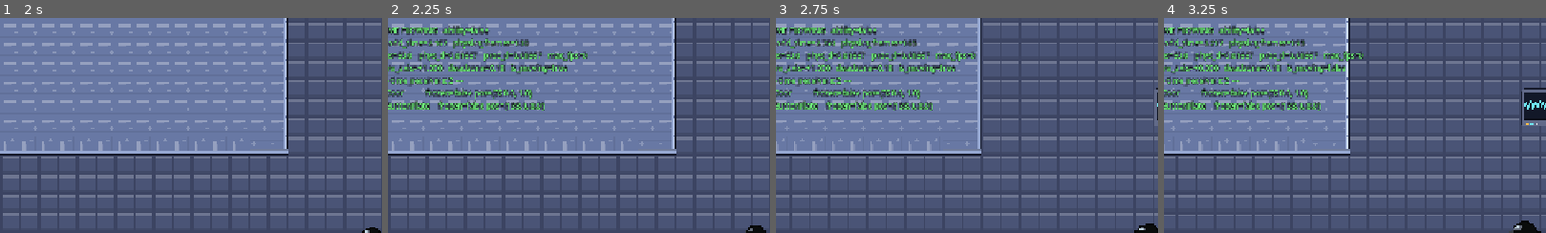
Above: before the commit, frames 1-4 (left to right).
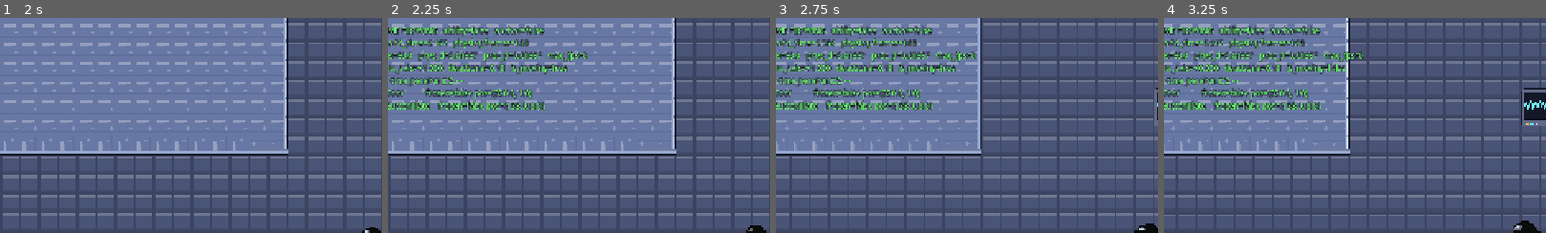
Above: after the commit, the same moments.

Repository: xiaoyukuki/upstream
Game: Godot game, scene res://scenes/levels/main.tscn
The game is run twice, just before and just after one commit, with the same random seed, the same clock (stepped at 60 frames per second) and the same inputs.
Inputs (mouse positions are % of the whole screen's width and height, from its top left):
- Up to frame 1 (2 s): tap Enter at 0.5 s; move the mouse to (72, 45) at 0.52 s; hold D (move_right) 0.53-1.25 s; hold Q (anchor) 0.53-1.25 s; click (72, 45) at 0.67 s; tap Space (jump) at 0.77 s; drag from (30, 55) to (63, 52) at 1.27 s
- Up to frame 2 (2.25 s): move the mouse to (60, 28) at 2.02 s; hold D (move_right) from 2.03 s (still down); hold T (dev_overlay) from 2.03 s (still down)
- Up to frame 3 (2.75 s): keep holding D (move_right); keep holding T (dev_overlay); tap Q (anchor) at 2.3 s
- Up to frame 4 (3.25 s): release D (move_right) at 2.75 s; release T (dev_overlay) at 2.75 s; drag from (45, 70) to (20, 35) at 2.77 s
The pictures show only the part of the screen within x 2-52%, y 0-50%; the shares and areas given below are measured in that part.

Frame 1 is identical in both runs. In frame 2, 0.4% of the frame differs, in the area x 21-41%, y 3-43%; in frame 3, 0.4%; in frame 4, 0.4%.

Commit message:
[feat] D73 时间锚点拆成独立一项能力 is_anchor_enabled（暂时是测试功能）
用户要求把锚点与"世界冻不冻"分开。绑定原本绑得很紧：TimeManager.is_ability_enabled 一个 bool
同时被两族读（TimeManager 自己两道 + time_anchor 四处：复位/发射/供时/画瞄准线与回执），
而 verify_kit 还把那个串钉成"四条闸缺一不可"之一 —— 所以换名必须连钉子一起换。

- TimeManager 多第二个旗标 + set_anchor_enabled() + 信号；setter 刻意不跟 reset_state()，
  这一项不拥有世界状态，关它只该让锚自己收摊（那是 TimeAnchor 那道闸在做的事）
- 锚点那四处换读新旗标，四条闸的形状一字不动（活着/没被移动锁/锚点能力已开/手上在动）
- 测试入口 = 关卡根导出项 start_with_anchor（_ready 一处写，F5/F6 都有效）：不加调试键
  （那会长出第二个书写者）、不进 run_state（测试开关不是进度）、祭坛不写它（没有授予路径）
- 守门三条钉住"分离"本身：闸名单换名、锚点脚本不许回读 is_ability_enabled、
  关卡根必须有那句 set_anchor_enabled；kit 第 22 组加两条否定式（锚关×冻开→发不出、
  锚开×冻关→发得出且世界不停），第 22/23 组前置改成两旗标都开
- 调试面板那行现在 ability= 与 anchor= 并排显示

反证跑过：发射闸改回读冻结旗标 → VERIFY failures=2 + kit failures=2；删掉关卡根那行 →
VERIFY failures=2；两处复原照绿。四条守门 677/0、verify 唯一 FAIL 仍是 level1 的 Objects 位移、
kit 0、sprite 0。

过程记一条：新钉里按下又松开方向键，松手边沿要等下一次主循环 flush 才成边沿，它落进了后面
"世界冻着起飞"那一窗、把钉住的世界解回流动，方块在 0.08 s 缓冲里多走 8.0 个相位，红的是
别人那条相位钉 —— 已在断言后 await _frame(3) 把边沿就地等掉。

Diff:
--- a/autoloads/time_manager.gd
+++ b/autoloads/time_manager.gd
@@ -13,6 +13,7 @@
 
 signal state_changed(new_state: TimeState)
 signal ability_enabled_changed(enabled: bool)
+signal anchor_enabled_changed(enabled: bool)
 
 enum TimeState { FLOWING, FROZEN }
 
@@ -21,6 +22,10 @@
 
 var current_state: TimeState = TimeState.FLOWING
 var is_ability_enabled: bool = false
+## 第二项能力：时间锚点（D73），与上面那条**互不蕴含**。分开的理由是两条规则听的不是同一件事 ——
+## `is_ability_enabled` 管"世界听不听玩家的腿"，锚点管"某一件东西反过来听玩家的腿"。
+## 测试期它没有授予路径（祭坛不写它、`run_state` 不记它），只有关卡根那个导出项写。
+var is_anchor_enabled: bool = false
 
 ## 强制冻结开关（D42）：死亡那一拍把世界钉在 FROZEN，与移动意图、与能力开没开都无关。
 var _frozen_override: bool = false
@@ -130,6 +135,15 @@
 		reset_state()
 
 
+## 锚点能力那条独立开关（D73）。刻意**不**跟着关 `reset_state()` —— 这一项不拥有世界状态，
+## 关它只该让锚自己收摊，而那是 `TimeAnchor._physics_process()` 里那道闸在做的事。
+func set_anchor_enabled(enabled: bool) -> void:
+	if is_anchor_enabled == enabled:
+		return
+	is_anchor_enabled = enabled
+	anchor_enabled_changed.emit(enabled)
+
+
 ## 关卡级重置。清掉缓冲、能力门控残留、强制冻结残留与世界计时，
 ## 对应风险表「场景切换状态残留」。死亡那一拍钉上的锁正是靠这一条在新场景里松开。
 func reset_state() -> void:
--- a/scenes/actors/player/time_anchor.gd
+++ b/scenes/actors/player/time_anchor.gd
@@ -7,10 +7,13 @@
 ##   RETURNING 回程。不理会碰撞，直线追胸口，吃真实 delta；到手上回 IDLE。
 ##
 ## 时间源（D66①）只有一条式子：**锚点物跟的是玩家的动作，不是世界钟**。
-##   source 活着 && 没被移动锁掐住 && 能力已开 && 手上有方向
+##   source 活着 && 没被移动锁掐住 && 锚点能力已开 && 手上有方向
 ## 四条全真 → 真实物理/处理 delta；否则 → 0。刻意不读世界钟的全局账本、
 ## 不吃 0.08 s 的松手缓冲、不认死亡/授予那一拍的钉住 —— 那三道闸管的是世界，
 ## 而锚点物只听玩家的手。松手当帧就停：玩家看见的因果必须是一对一的。
+## 第三条那道闸读的是 `is_anchor_enabled`（D73）—— 锚点从此是**独立一项能力**，
+## 与"世界冻不冻"那一项互不蕴含：两项可以任意组合，只开锚点时世界照样流动，
+## 那时能测到的是"我按着它才走"，测不到"世界停了它还在走"那层对照。
 ##
 ## 回收（强回收）：一次只有一根锚。吸附中再按发射键什么也不发生；要换目标，
 ## 先 E 收回来。回收**当帧断链**，目标立刻回到世界钟（世界若冻着它就停）；
@@ -91,7 +94,7 @@
 func _physics_process(delta: float) -> void:
 	if source == null:
 		return
-	if not TimeManager.is_ability_enabled:
+	if not TimeManager.is_anchor_enabled:
 		if _state != State.IDLE or _target != null:
 			reset_state()
 		else:
@@ -192,7 +195,7 @@
 func fire_toward(direction: Vector2) -> bool:
 	if _state != State.IDLE or source == null:
 		return false
-	if not TimeManager.is_ability_enabled or source.is_dead or source.movement_locked:
+	if not TimeManager.is_anchor_enabled or source.is_dead or source.movement_locked:
 		return false
 	var dir: Vector2 = direction
 	if dir.length_squared() < 0.000001:
@@ -294,7 +297,7 @@
 	if _target == null or _receiver == null or not is_instance_valid(_target) \
 			or not is_instance_valid(_receiver):
 		return false
-	if not TimeManager.is_ability_enabled:
+	if not TimeManager.is_anchor_enabled:
 		return false
 	return source.input_handler.is_moving
 
@@ -373,7 +376,7 @@
 
 
 func _draw() -> void:
-	if source == null or source.is_dead or not TimeManager.is_ability_enabled:
+	if source == null or source.is_dead or not TimeManager.is_anchor_enabled:
 		return
 	if _aiming:
 		_draw_aim()
--- a/scenes/levels/level_base.gd
+++ b/scenes/levels/level_base.gd
@@ -30,6 +30,11 @@
 
 ## M1 沙盒置 true 以便直接测试时停手感；M2 引导关必须置 false，能力在祭坛处才授予。
 @export var start_with_ability: bool = true
+## 时间锚点（D73）：**另一项能力，与上面那条互不蕴含**。测试期它没有授予路径 ——
+## 祭坛不写它、`run_state` 不记它，只有关卡根这一处写，所以这一格就是它唯一的开关。
+## 只勾这条不勾上面那条：世界照样流动，锚点物仍然"我按着它才走"，但看不到
+## "世界停了它还在走"那层对照（那是上一项能力给的背景，不是这一项的机制）。
+@export var start_with_anchor: bool = false
 
 ## 取景框：position=左上角世界坐标，size=可见范围。留空（size 为 0）则沿用
 ## player.tscn 里的兜底 limits。相机归关卡管，换关才不会互相穿帮（D15）。
@@ -81,6 +86,7 @@
 	_warn_no_world_root()
 	TimeManager.reset_state()
 	TimeManager.set_ability_enabled(start_with_ability)
+	TimeManager.set_anchor_enabled(start_with_anchor)
 	_place_player()
 	_apply_run_state()
 	_maybe_intro()
--- a/scenes/ui/debug_overlay.gd
+++ b/scenes/ui/debug_overlay.gd
@@ -65,7 +65,8 @@
 	var state: String = "FROZEN" if TimeManager.is_time_frozen() else "FLOWING"
 	if TimeManager.is_releasing():
 		state += " (buffering)"
-	lines.append("TIME %s   ability=%s" % [state, str(TimeManager.is_ability_enabled)])
+	lines.append("TIME %s   ability=%s   anchor=%s" % [
+		state, str(TimeManager.is_ability_enabled), str(TimeManager.is_anchor_enabled)])
 	lines.append("world_time=%.3f   physics_frames=%d" % [
 		TimeManager.elapsed_world_time, Engine.get_physics_frames()])
 	lines.append("fps=%.1f   phys_d=%.5f   proc_d=%.5f   max_fps=%d" % [
--- a/tools/kit_selftest.gd
+++ b/tools/kit_selftest.gd
@@ -2028,6 +2028,9 @@
 
 	TimeManager.reset_state()
 	TimeManager.set_ability_enabled(true)
+	# 两项能力自 D73 起各自独立，这一组两样都要开：冻结那一项给"世界停了它还在走"当背景，
+	# 锚点那一项才是发射/供时的门。只开一项的组合在下面那两条否定式里各钉一次。
+	TimeManager.set_anchor_enabled(true)
 
 	var walker := load("res://scenes/actors/player/player.tscn").instantiate() as Player
 	walker.position = Vector2(100.0, -Player.COLLISION_HALF_HEIGHT)
@@ -2061,9 +2064,26 @@
 	_check("松开即发射，飞完/收回之后回到手上", fired
 		and anchor.current_state() == TimeAnchor.State.IDLE)
 
-	# —— ② 能力闸：没开能力连出膛都不允许（复位走 TimeManager 自己那条链）。 ——
+	# —— ② 两道能力闸各钉一次（D73：锚点与冻结是两件事；谁把两处读回同一个旗标就在这里红）。 ——
+	TimeManager.set_anchor_enabled(false)
+	_check("锚点那一项关着 → 连出膛都不允许（此时冻结那一项仍开着）",
+		not anchor.fire_toward(Vector2.RIGHT) and TimeManager.is_ability_enabled)
+	TimeManager.set_anchor_enabled(true)
 	TimeManager.set_ability_enabled(false)
-	_check("能力没开时发不出去", not anchor.fire_toward(Vector2.RIGHT))
+	# 冻结关着、锚点开着、人正按着方向键：发得出锚，而世界**没有**冻 —— 这一钉是"分离"这件事
+	# 本身的钉子。少了它，把两处读回同一个旗标不会响，只会让锚点悄悄退回祭坛的赠品。
+	Input.action_press(&"move_right")
+	await _frame(3)
+	var fired_shut: bool = anchor.fire_toward(Vector2.RIGHT)
+	var world_flows: bool = not TimeManager.is_time_frozen()
+	Input.action_release(&"move_right")
+	# 松手那一下要等一次主循环 flush 才成边沿（本项目踩过两次的那条）。能力关着时它被静音，
+	# 所以在这里就等掉 —— 留到下面"世界冻着起飞"那一窗，它会把刚钉住的世界解回去，
+	# 于是方块在 0.08 s 缓冲里多走一段，红的是那条相位钉而不是这里。
+	await _frame(3)
+	_check("锚点开着 + 冻结关着 + 按着方向键 → 发得出（%s）且世界是流的（%s）"
+		% [str(fired_shut), str(not world_flows)], fired_shut and world_flows)
+	anchor.reset_state()
 	TimeManager.set_ability_enabled(true)
 
 	# 世界冻着起飞：飞行只吃真实 delta，目标那一整段没人能推 —— 吸附前后读到同一个相位，
@@ -2082,7 +2102,9 @@
 		await _frame(1)
 	_check("飞行段命中锚点族：吸附在方块上", anchor.current_state() == TimeAnchor.State.ATTACHED
 		and anchor.attached_target() == block)
-	_check("吸附不碰目标自己的相位（没被清回 0）",
+	_check("吸附不碰目标自己的相位（没被清回 0；实测 %.3f vs %.3f，世界 %s）" % [
+			block.elapsed_path_time, phase_before,
+			"FROZEN" if TimeManager.is_time_frozen() else "FLOWING"],
 		block.elapsed_path_time == phase_before and phase_before > 0.0)
 	_check("锚插在目标身上（跟着目标原点走）",
 		anchor.global_position.distance_to(block.global_position) < block.block_size.x)
@@ -2333,6 +2355,8 @@
 
 	TimeManager.reset_state()
 	TimeManager.set_ability_enabled(true)
+	# 这一组跑的是"吸附之后跟手"，所以锚点那一项也得单独开（D73 起它不再跟着冻结那一项来）。
+	TimeManager.set_anchor_enabled(true)
 
 	_solid_box(Vector2(1500.0, 300.0), Vector2(4000.0, 600.0))
 	var walker := load("res://scenes/actors/player/player.tscn").instantiate() as Player
--- a/tools/verify_kit.gd
+++ b/tools/verify_kit.gd
@@ -111,7 +111,7 @@
 	"res://components/clock_device.gd": ["period", "duty", "phase"],
 	"res://scenes/objects/phase_panel/phase_panel.gd": ["panel_size"],
 	"res://scenes/objects/phase_shuttle/phase_shuttle.gd": ["step_size", "offset"],
-	"res://scenes/levels/level_base.gd": ["start_with_ability", "camera_limits", "death_time"],
+	"res://scenes/levels/level_base.gd": ["start_with_ability", "start_with_anchor", "camera_limits", "death_time"],
 	"res://scenes/levels/main.gd": ["level_scene"],
 }
 
@@ -934,8 +934,8 @@
 ##    多一处书写点，就会出现"这条路径吸上了、那条路径没撒手"的半截链接；
 ## ② 那条式子不许读世界钟/全局缩放/存档 —— D66① 的锚点物跟的是玩家的手，
 ##    写成 `elapsed_world_time` 会看起来也在动，但世界一冻它就停，整条机制反了；
-## ③ 四个闸缺一不可（活着 / 没被移动锁掐 / 能力已开 / 手上在动），少一条就是
-##    "某种状态下它会自己走/自己停"，而画面不会报错；
+## ③ 四个闸缺一不可（活着 / 没被移动锁掐 / 锚点能力已开 / 手上在动），少一条就是
+##    "某种状态下它会自己走/自己停"，而画面不会报错；第三条自 D73 起读的是独立旗标；
 ## ④ 回执是 `_wound` 的纯函数且绝不回头喂时间源：没有 `_process`（照帧率卷），
 ##    `_pump_enabled()` 的函数体里不出现 `_wound`；调色板与世界钟同一批在册色；
 ## ⑤ 锚点族：移动方块真在组里、每一员都是实体（layer 1|4）、挂 TimeReceiver、
@@ -957,10 +957,19 @@
 		if src.contains(banned):
 			_fail("时间锚点里出现了 %s：D66① 的时间源只认玩家的动作，不认世界钟/全局缩放/存档（D68）"
 				% banned)
-	for gate in ["source.is_dead", "source.movement_locked", "TimeManager.is_ability_enabled",
+	for gate in ["source.is_dead", "source.movement_locked", "TimeManager.is_anchor_enabled",
 			"source.input_handler.is_moving"]:
 		if not src.contains(gate):
 			_fail("时间源的闸缺了 %s：四条缺一条，锚点物就会在某种状态下自己走/自己停（D68）" % gate)
+	# D73：锚点是**独立一项能力**，它读的那道闸不许再回读冻结那一项 ——
+	# 两处读同一个旗标时"分离"这件事就静默地没了，而画面不会报错（行为那半边归第 22 组）。
+	if src.contains("TimeManager.is_ability_enabled"):
+		_fail("时间锚点里回读了 TimeManager.is_ability_enabled：锚点的能力闸自 D73 起是独立旗标 "
+			+ "is_anchor_enabled，读回去等于把两项能力重新焊成一件事")
+	if not FileAccess.get_file_as_string("res://scenes/levels/level_base.gd") \
+			.contains("TimeManager.set_anchor_enabled(start_with_anchor)"):
+		_fail("关卡根没把 start_with_anchor 写进 TimeManager.set_anchor_enabled()：那一项能力从此没有书写者，"
+			+ "勾了导出项也没人开门（D73）")
 	var pump_start := src.find("func _pump_enabled")
 	var pump_end := src.find("func ", pump_start + 1) if pump_start >= 0 else -1
 	if pump_start < 0 or pump_end < 0:
Not shown, changed: docs/architecture_chapter_01.md
Not shown, changed: docs/context_brief.md
Not shown, changed: docs/level_authoring_guide.md
